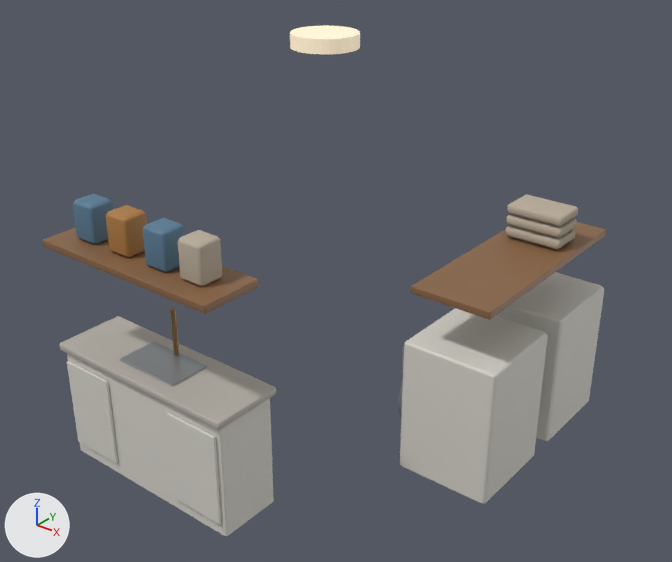
The glTF model public/models/laundry-furniture-v002.glb as it was, and as the next commit left it.
The view is the same before and after, from a camera (50 mm lens) standing at (0.6, -17.81, 4.05) and looking at (-3.22, -13.03, 1.09). Arrows for +X, +Y and +Z are at lower left; the lights stay in place. The picture after the commit comes second. Where no turn or scale is listed for an object, it has been applied to the vertices. Vertices at exactly the same position are counted once.

Names of what the first picture shows: 'Export washer case'.
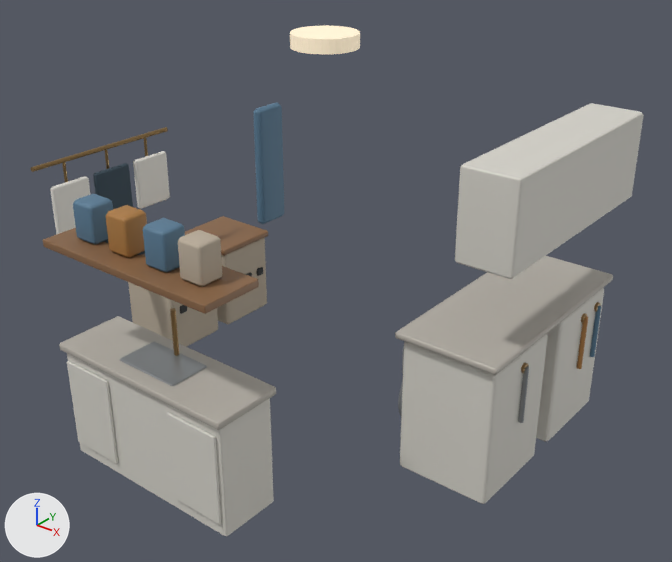
The change, as a diff of the scene's bpy script:
```diff
--- a/public/models/laundry-furniture-v002.glb.py
+++ b/public/models/laundry-furniture-v002.glb.py
@@ me_cube_019 @@
-me_cube_019.from_pydata(...)  # 1008 vertices, 1904 faces; spans x -2.26..0.35, y -2.6..0.38, z -0.51..2.29
+me_cube_019.from_pydata(...)  # 1820 vertices, 3412 faces; spans x -3.26..0.43, y -2.6..0.72, z -0.51..2.29
+# me_cube_019 part 1: a new loose piece, a 16-sided cylinder along z spanning x 0.352..0.388, y -0.898..-0.862, z -0.02..0.4, in mat_laundry_brushed_steel (grey #979b9e)
+# me_cube_019 part 2: a new loose piece, a 20-sided cylinder along y spanning x -3.228..-3.192, y -1.98..-0.66, z 1.252..1.288, in mat_laundry_aged_brass (brown #93764b)
+# me_cube_019 part 3: a new loose piece, a 16-sided cylinder along z spanning x -3.192..-3.168, y -0.932..-0.908, z 1.04..1.26, in mat_laundry_aged_brass (brown #93764b)
+# me_cube_019 part 4: a new loose piece, a 16-sided cylinder along z spanning x -3.192..-3.168, y -1.332..-1.308, z 1.04..1.26, in mat_laundry_aged_brass (brown #93764b)
+# me_cube_019 part 5: a new loose piece, a 16-sided cylinder along z spanning x -3.192..-3.168, y -1.732..-1.708, z 1.04..1.26, in mat_laundry_aged_brass (brown #93764b)
+# me_cube_019 part 6: a new loose piece, an 18-sided cylinder along x spanning x 0.333..0.368, y -0.915..-0.845, z 0.356..0.424, in mat_laundry_aged_brass (brown #93764b)
+# me_cube_019 part 7: the loose piece of 24 vertices spanning x -0.29..0.29, y -1.27..0.38, z 0.88..0.94 is scaled about its middle by (1.3, 1.04, 0.795), then moved by (0.0, 0.0, -0.34), in mat_laundry_warm_stone (grey #b5afa6)
+# me_cube_019 part 8: a new loose piece, a 16-sided cylinder along z spanning x 0.352..0.388, y 0.202..0.238, z -0.02..0.4, in mat_laundry_detergent_blue (blue #597c95)
+# me_cube_019 part 9: a new loose piece, a 16-sided cylinder along z spanning x 0.352..0.388, y -0.018..0.018, z -0.02..0.4, in mat_laundry_detergent_amber (brown #ad7c42)
+# me_cube_019 part 10: the loose piece of 24 vertices spanning x -0.35..0.35, y -0.36..0.36, z -0.51..0.51 is copied, and the copy is scaled about its middle by (0.771, 0.734, 0.683), then moved by (-2.97, -0.3, -0.12), in mat_laundry_linen (beige #baad9b); it spans x -3.25..-2.69, y -0.57..-0.02, z -0.48..0.24
+# me_cube_019 part 11: the loose piece of 24 vertices spanning x -0.21..0.21, y -0.23..0.04, z 1.04..1.11 is moved by (-1.77, -2.14, 0.0)
+# me_cube_019 part 12: the loose piece of 24 vertices spanning x -0.21..0.21, y -0.23..0.04, z 0.95..1.03 is scaled about its middle by (0.0424, 0.263, 1.08), then moved by (-2.68, -0.05, -1.07), in mat_laundry_dark_rubber (dark grey #353738)
+# me_cube_019 part 13: the loose piece of 24 vertices spanning x -0.21..0.21, y -0.23..0.04, z 1.12..1.2 is scaled about its middle by (0.0424, 0.263, 1.08), then moved by (-2.68, -0.2, -1.24), in mat_laundry_dark_rubber (dark grey #353738)
+# me_cube_019 part 14: the loose piece of 24 vertices spanning x -2.26..-0.73, y -2.58..-2.06, z 0.34..0.4 is copied, and the copy is scaled about its middle by (0.011, 0.128, 1.29), then moved by (-1.18, 1.23, -0.45), in mat_laundry_dark_rubber (dark grey #353738); it spans x -2.69..-2.67, y -1.12..-1.05, z -0.11..-0.05
+# me_cube_019 part 15: 144 vertices added at x -3.26..-2.68, y -1.89..0.72, z -0.48..1.22
+# me_cube_019 part 16: 72 vertices added at x 0.0..0.43, y -1.31..0.41, z 1.2..1.82
+# other edits to the shape of me_cube_019 do not show in these pictures
 me_cube_019.materials.append(mat_laundry_warm_ivory)
@@ me_cube_019 @@
 me_cube_019.materials.append(mat_laundry_opal_light)
+me_cube_019.materials.append(mat_laundry_dark_rubber)  # dark grey #353738
+me_cube_019.materials.append(mat_laundry_folded_whites)  # white #eae7df
+me_cube_019.materials.append(mat_laundry_folded_navy)  # dark blue #3c4d59
```

What differs and where, as boxes (x1, y1, x2, y2) in the pictures (672 x 562 px; the box of a moved part takes in the faces that stretch with it):
'Export washer case', reshaped (9% wider)
    before: (43, 25, 606, 537)
    after: (31, 25, 644, 537)
part 1 of me_cube_019, added
    after: (518, 366, 529, 423)
part 2 of me_cube_019, added
    after: (31, 127, 168, 172)
part 3 of me_cube_019, added
    after: (143, 138, 148, 157)
part 4 of me_cube_019, added
    after: (104, 150, 109, 169)
part 5 of me_cube_019, added
    after: (62, 162, 68, 182)
part 6 of me_cube_019, added
    after: (521, 363, 529, 373)
part 7 of me_cube_019, moved or reshaped
    before: (411, 222, 606, 320)
    after: (395, 256, 613, 375)
part 8 of me_cube_019, added
    after: (590, 305, 601, 357)
part 9 of me_cube_019, added
    after: (577, 316, 588, 369)
part 10 of me_cube_019, added (beige)
    after: (217, 237, 267, 324)
part 11 of me_cube_019, moved or reshaped (not visible afterwards)
    before: (506, 214, 577, 238)
part 12 of me_cube_019, moved or reshaped
    before: (505, 225, 576, 250)
    after: (257, 267, 263, 276)
part 13 of me_cube_019, moved or reshaped
    before: (507, 194, 578, 227)
    after: (246, 272, 252, 277)
part 14 of me_cube_019, added
    after: (180, 305, 187, 314)
part 15 of me_cube_019, added
    after: (50, 103, 284, 347)
part 16 of me_cube_019, added
    after: (455, 103, 644, 279)
